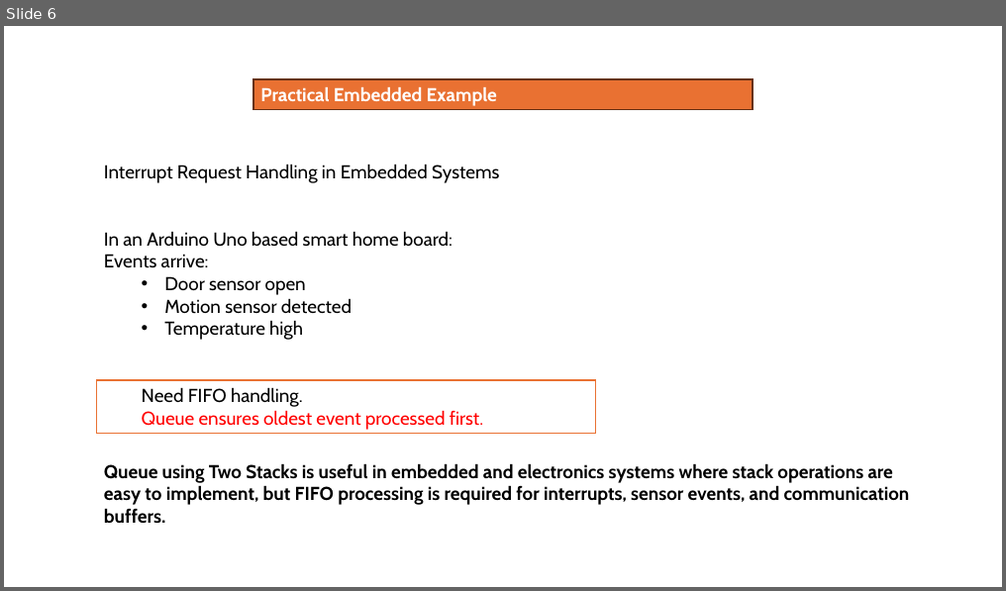
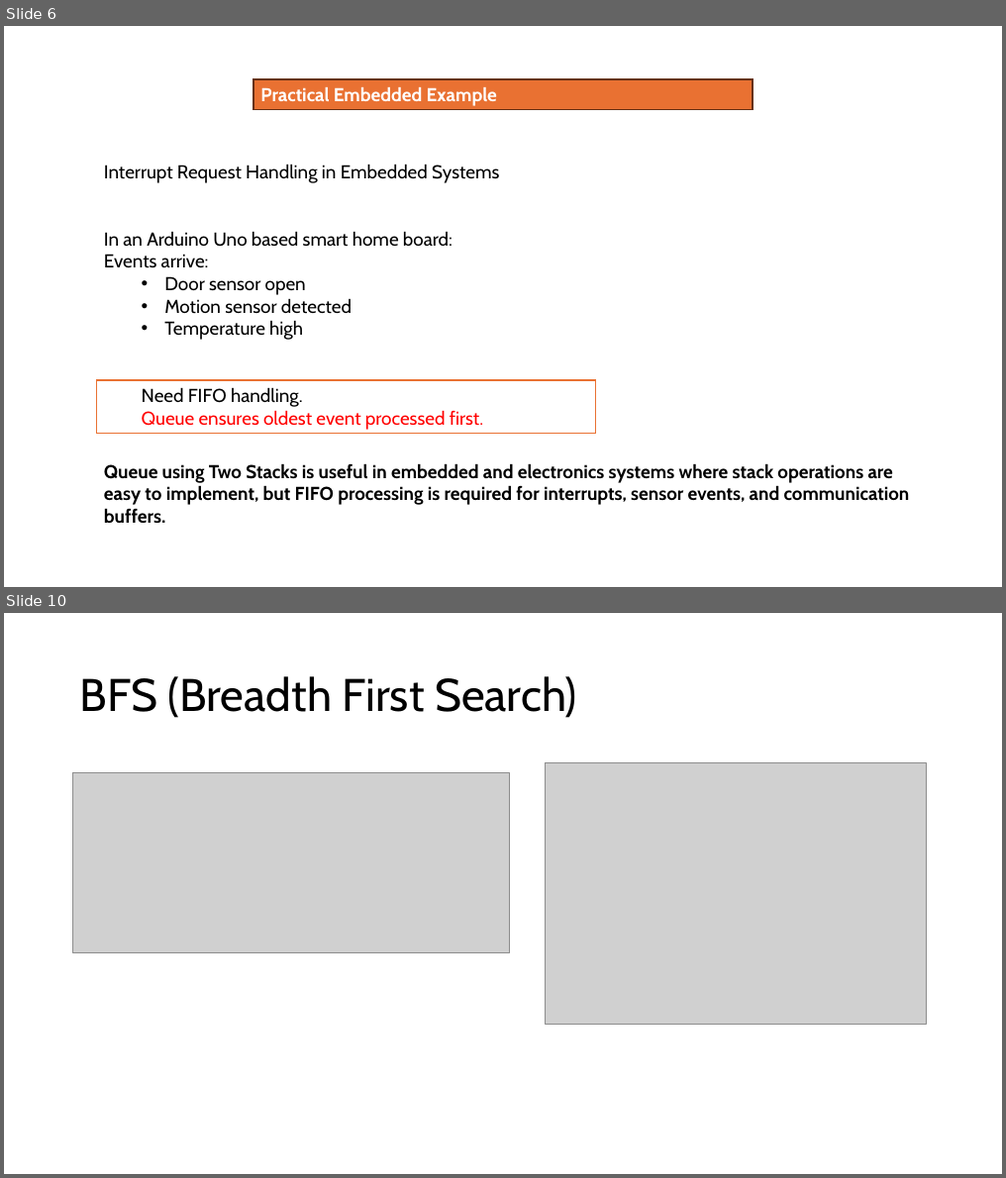
Before and after one commit to uttamds/Genesis, a slide deck: VMIT/PYTHON/Day 5 VMIT.pptx. Shown one above the other, each under a label of ours: slide 6 before the commit, slides 6 and 10 after it; the slides between them are not shown. The pictures are 1006x591 and 1006x1178 pixels, drawn with LibreOffice and Linux fonts; fonts in the diff are those of the drawing; grey boxes stand for pictures. Boxes give left, top, right and bottom in pixels: in the first picture for what was removed or moved away, otherwise in the second. Text is boxed around its words. In the diff, an @@ line names an element or a change of style, - is before the commit and + after.

```diff
--- a/VMIT/PYTHON/Day 5 VMIT.pptx
+++ b/VMIT/PYTHON/Day 5 VMIT.pptx
@@ slide 10 added at [4,613,1002,1174], background #FFFFFF @@
@@ title added at [80,676,577,718], 44 pt, text #000000 @@
+BFS (Breadth First Search)
@@ picture added at [73,773,509,954] @@
@@ picture added at [546,762,927,1024] @@
```
Also in this commit, not shown: 16 other slides added, 1 slide removed.
